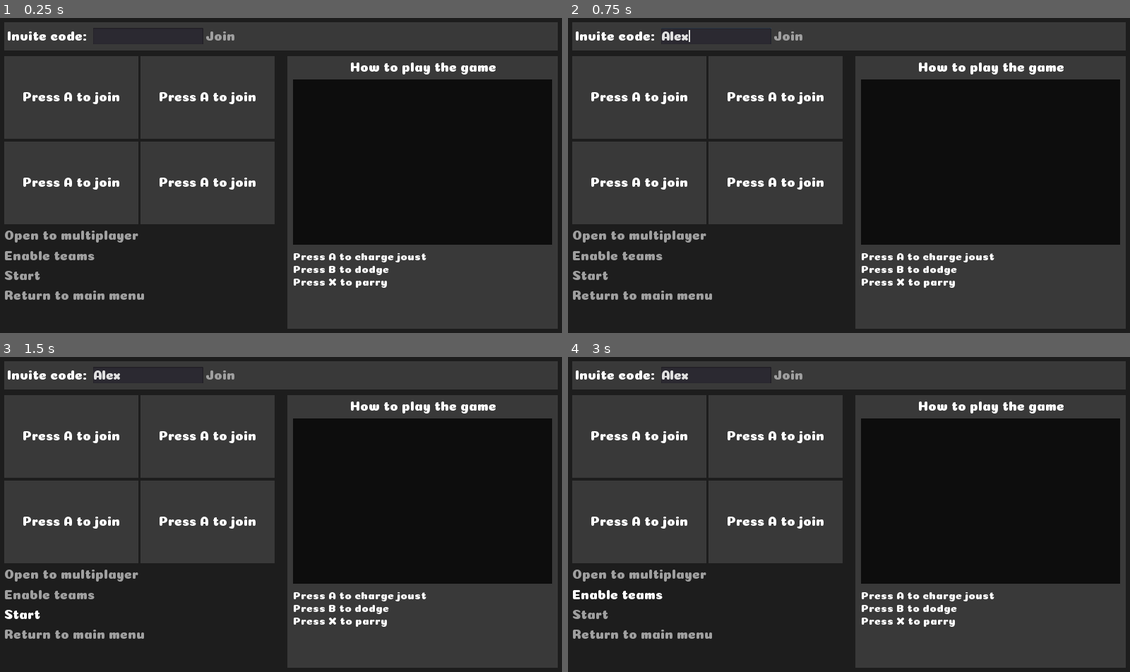
Above: before the commit, frames 1-4 (two rows, left to right).
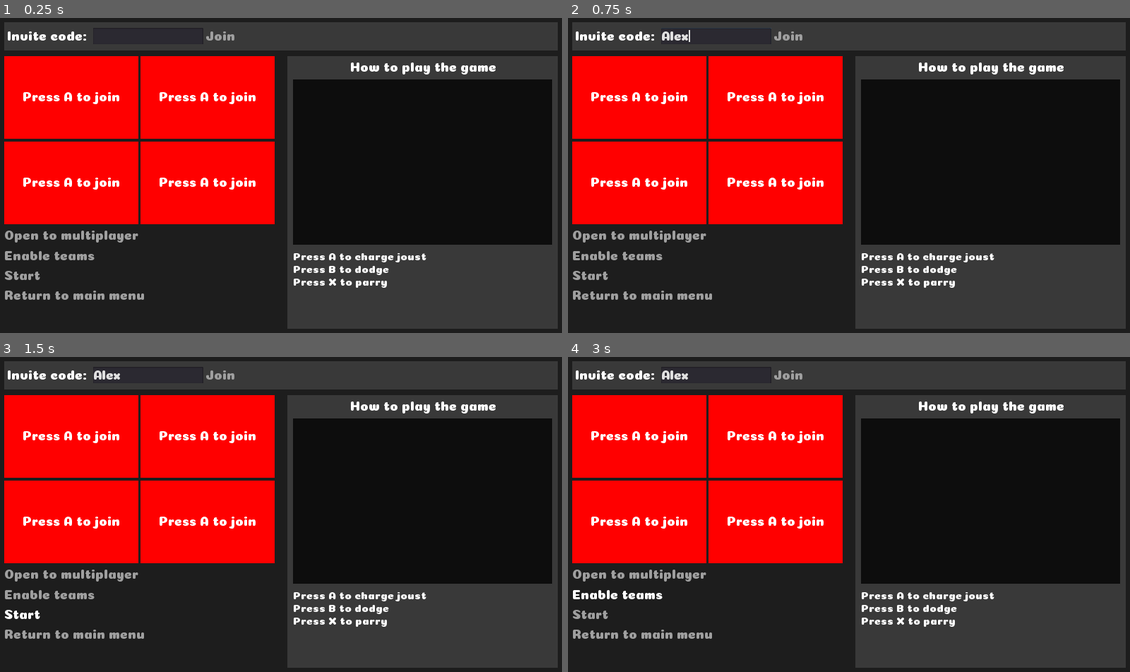
Above: after the commit, the same moments.

Repository: Lunatic-Games/turtle-jousting
Game: Godot game, scene res://ui/lobby/lobby.tscn
The game is run twice, just before and just after one commit, with the same random seed, the same clock (stepped at 60 frames per second) and the same inputs.
Inputs (mouse positions are in pixels of both pictures, inside the frame that each line leads up to):
- Up to frame 1 (0.25 s): no input
- Up to frame 2 (0.75 s): click (714, 36) at 0.52 s; type "Alex" at 0.6 s
- Up to frame 3 (1.5 s): click "Start" at 1.25 s
- Up to frame 4 (3 s): click "Start" at 2 s; click "Enable teams" at 2.75 s

The runs differ from the first frame. In frame 1, 24% of the frame differs, in the area x 0-49%, y 12-66%; in frame 2, 24%; in frame 3, 24%; in frame 4, 24%.

Commit message:
Working on colors

Diff:
--- a/ui/lobby/lobby.gd
+++ b/ui/lobby/lobby.gd
@@ -29,7 +29,7 @@
 			if open_spot:
 				print("Adding player at position ", open_spot)
 				var slot = player_container.get_node("PlayerSlot" + str(open_spot))
-				slot.player_loaded(open_spot)
+				slot.player_loaded(open_spot, device)
 				local_players[open_spot] = device
 				if connections:
 					rpc("update_players", local_players.keys())
@@ -134,6 +134,7 @@
 	connections[sender_id] = new_player_list
 	for player in connections[sender_id]:
 		get_player_slot(player).player_loaded(player)
+		get_player_slot(player).set_network_master(sender_id)
 
 func add_existing_connections(conns):
 	connections = conns
@@ -191,7 +192,7 @@
 	var i = 1
 	for key in local_players.keys():
 		new_local_players[i] = local_players[key]
-		get_player_slot(i).player_loaded(i)
+		get_player_slot(i).player_loaded(i, local_players[key])
 		i += 1
 	local_players = new_local_players
 
--- a/ui/lobby/player_slot.gd
+++ b/ui/lobby/player_slot.gd
@@ -1,7 +1,34 @@
 extends ColorRect
+
+var device_id
+var color_i = 0
+const COLORS = [Color.red, Color.blue, Color.green, Color.yellow]
+
+func _ready():
+	color = COLORS[color_i]
+
+func _input(event):
+	if get_tree().network_peer and !is_network_master():
+		return
+
+	var dev_id = event.device
+	if event is InputEventKey or event is InputEventMouse:
+		dev_id = "keyboard"
+	if typeof(dev_id) != typeof(device_id) or dev_id != device_id:
+		return
+
+	if event.is_action("ui_right") and event.pressed:
+		color_i += 1
+		if color_i >= len(COLORS):
+			color_i = 0
+		color = COLORS[color_i]
+		if get_tree().network_peer:
+			rset("color", color)
 
 func reset():
 	$CenterContainer/Name.text = "Press A to join"
+	device_id = null
 
-func player_loaded(number):
+func player_loaded(number, dev_id = null):
+	device_id = dev_id
 	$CenterContainer/Name.text = "Player " + str(number)
